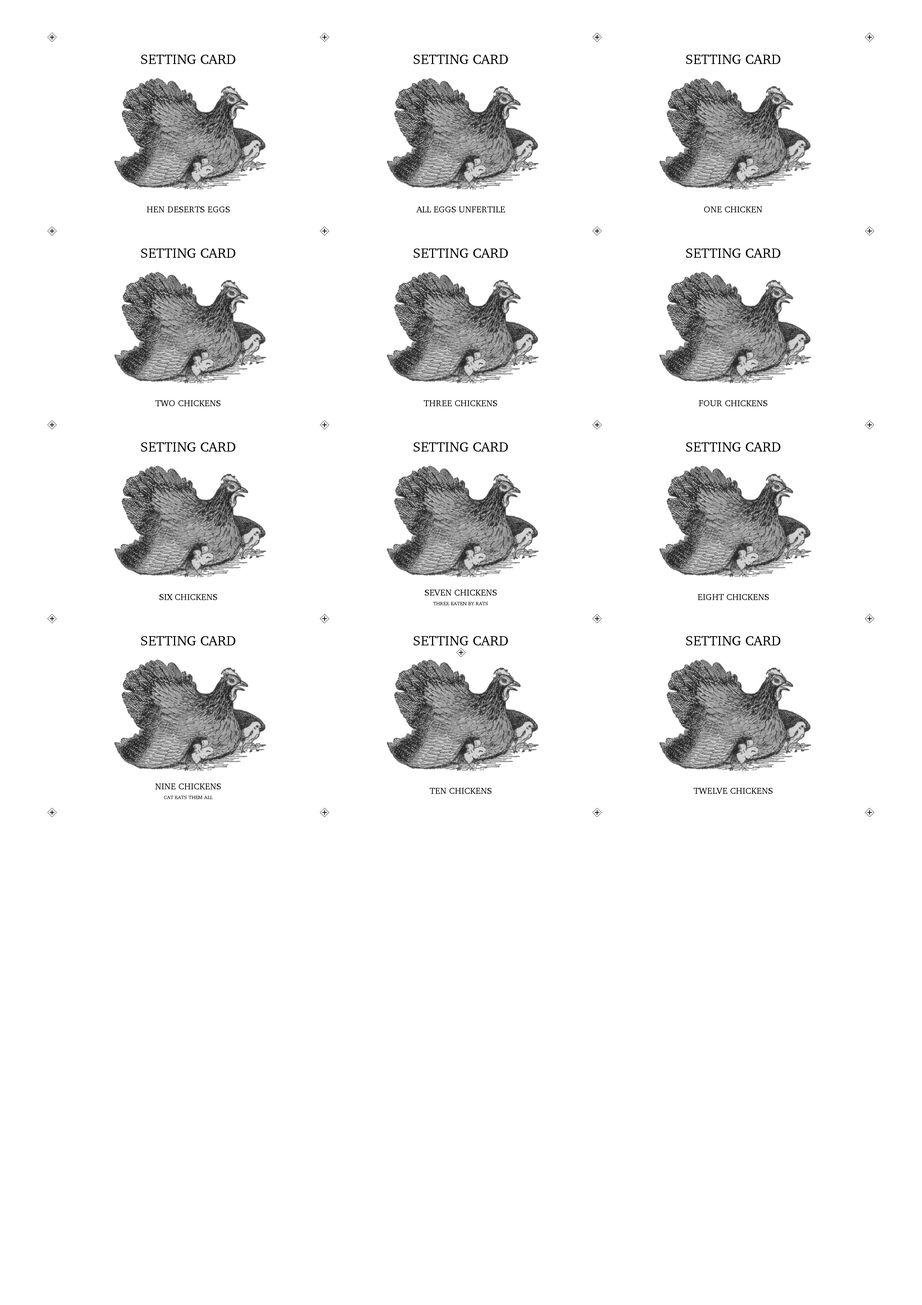
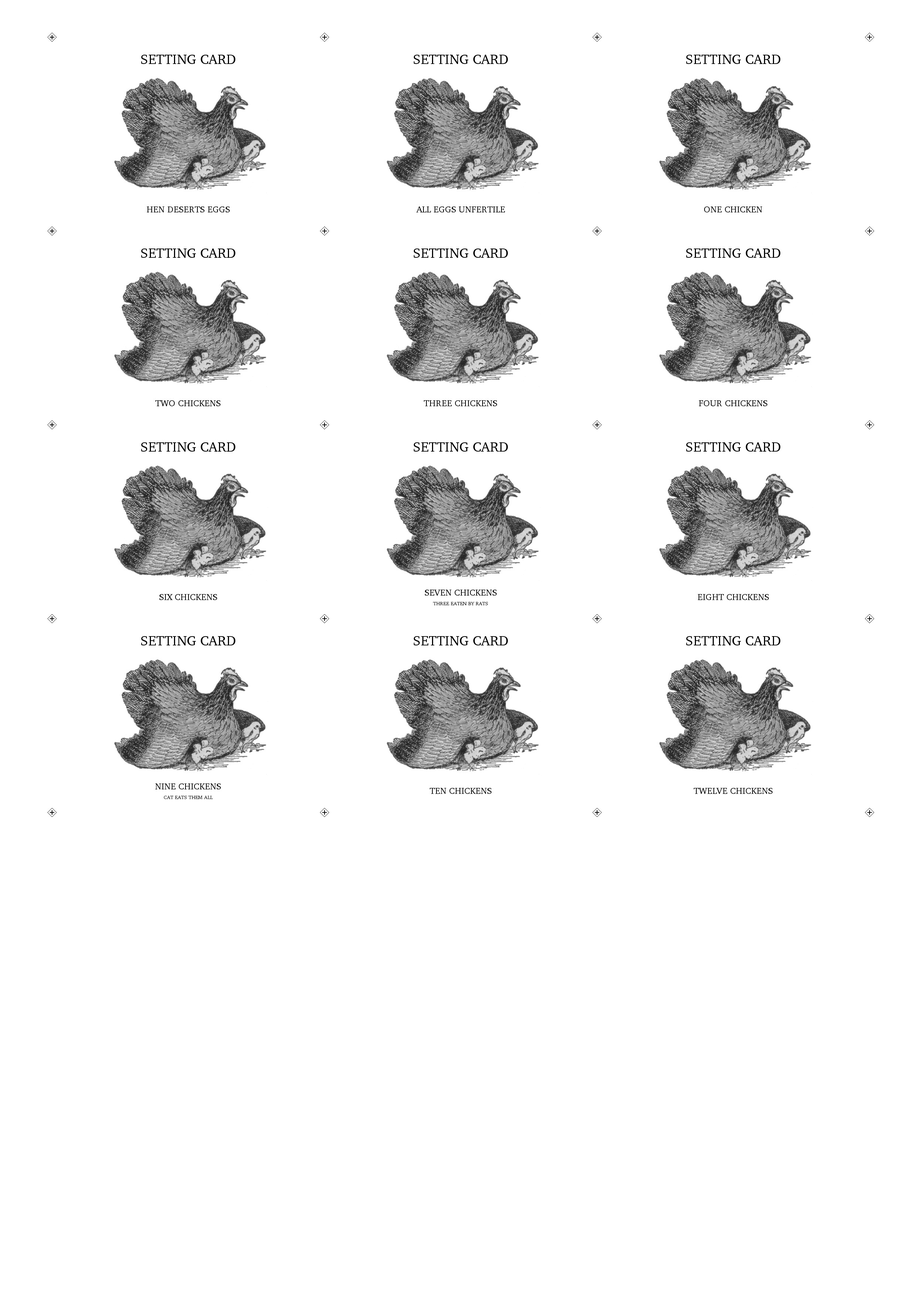
Before/after of a 922px x 1305px layered artwork. What changed in the layer stack:
removed layer "corner24.jpg copy" over [456,647,466,657]
removed layer "corner24.jpg" over [456,647,466,657]
